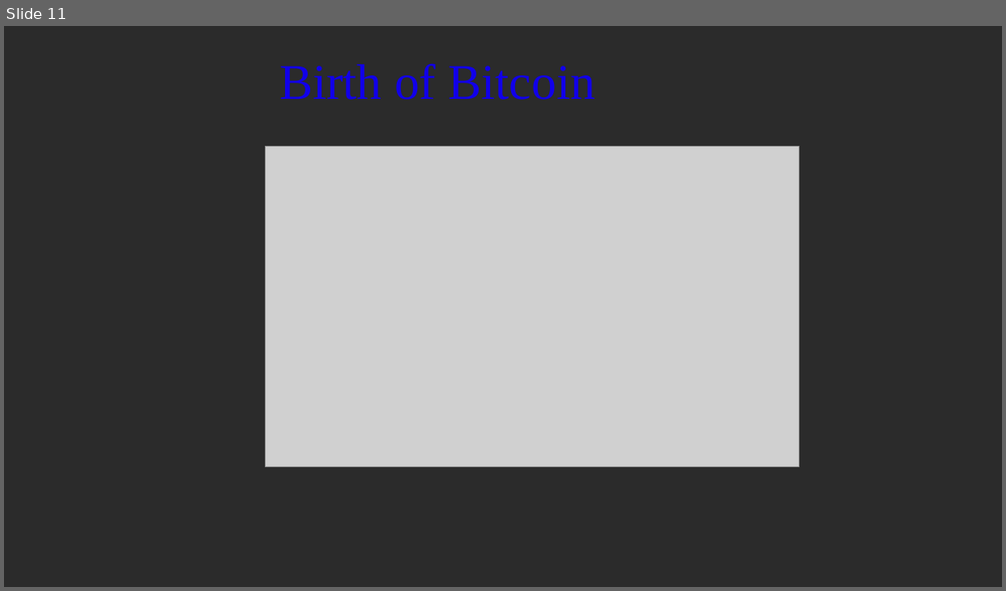
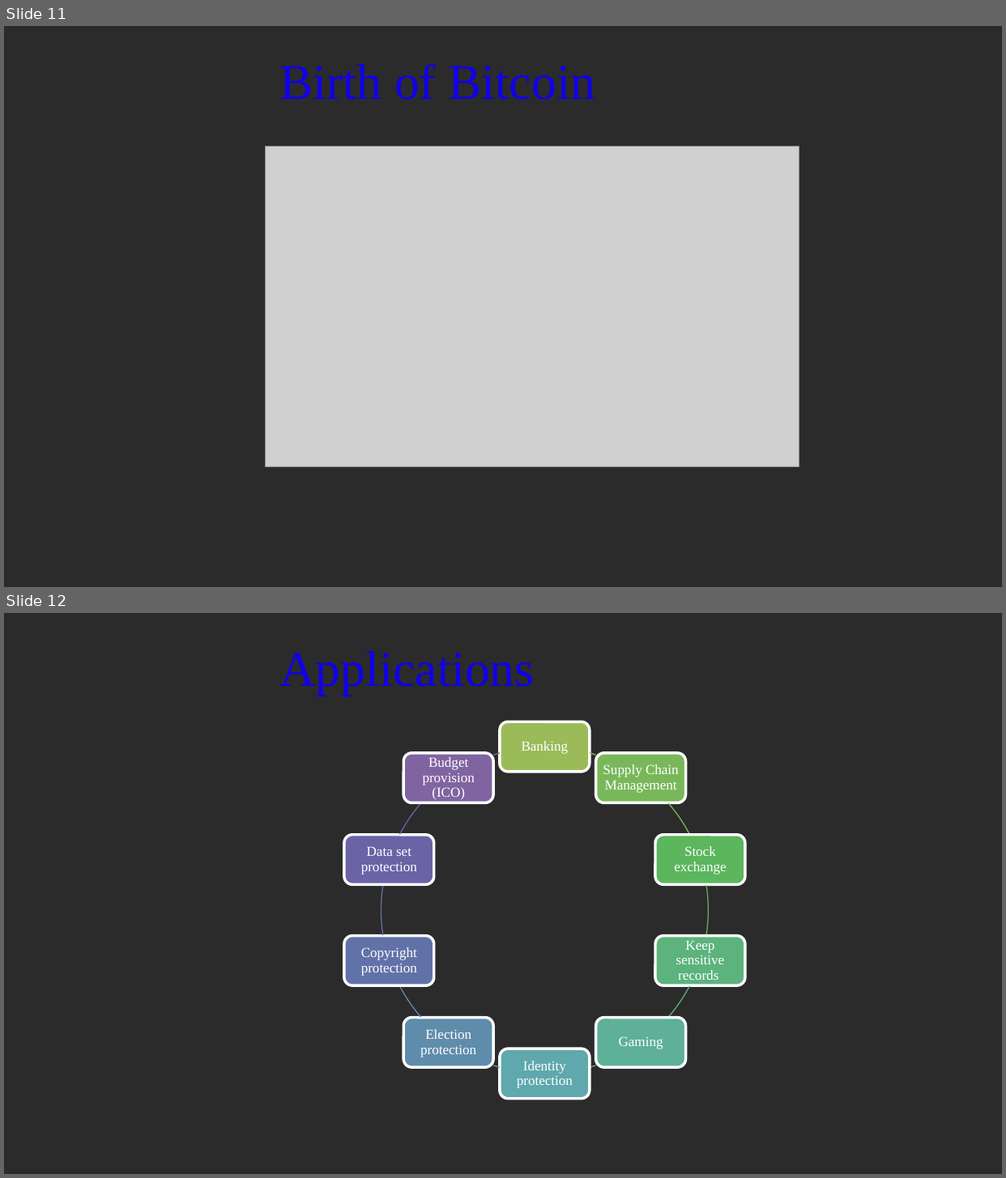
Before and after one commit to FIVIL/KtuPresentation, a slide deck: Blockchain 101.pptx. Shown one above the other, each under a label of ours: slide 11 before the commit, slides 11 and 12 after it. The pictures are 1006x591 and 1006x1178 pixels, drawn with LibreOffice and Linux fonts; fonts in the diff are those of the drawing; grey boxes stand for pictures; background and template pictures are left out; a plain dark background stands for a picture behind light text. Boxes give left, top, right and bottom in pixels: in the first picture for what was removed or moved away, otherwise in the second. Text is boxed around its words. In the diff, an @@ line names an element or a change of style, - is before the commit and + after.

Commit message:
applications

```diff
--- a/Blockchain 101.pptx
+++ b/Blockchain 101.pptx
@@ slide 12 added at <box>4,613,1002,1174</box>, background picture (left out) @@
@@ title added at <box>279,651,534,696</box>, 36 pt, text #1100EA @@
+Applications
@@ group added at <box>344,722,745,1099</box>: 10 rounded rectangles, 10 texts, 10 freeform shapes @@
+Banking
+Supply Chain Management
+Stock exchange
+Keep sensitive records
+Gaming
+Identity protection
+Election protection
+Copyright protection
+Data set protection
+Budget provision (ICO)
```
